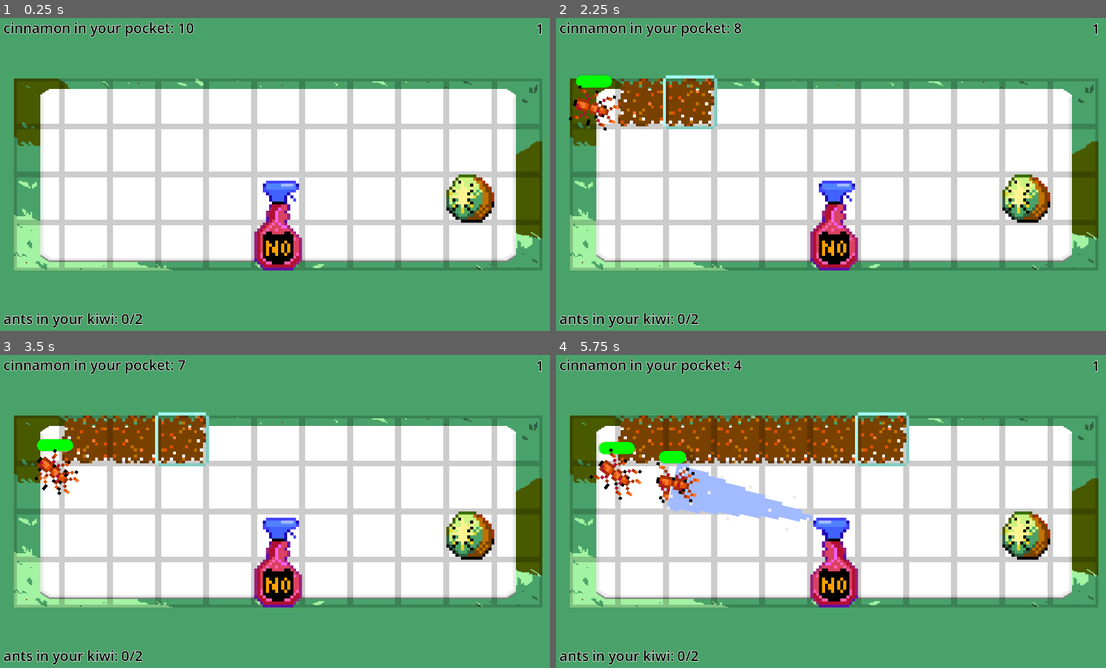
Above: before the commit, frames 1-4 (two rows, left to right).
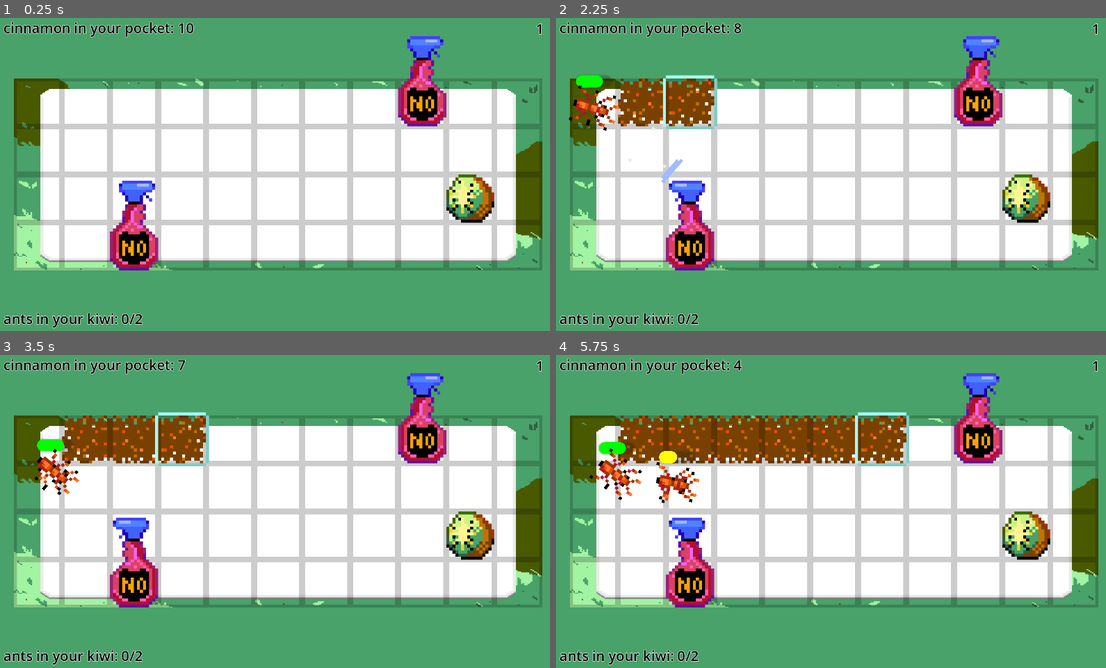
Above: after the commit, the same moments.

Repository: pmaitland/GGJ2026
Game: Godot game, scene res://scenes/main.tscn
Same seed, same stepped clock (60 frames per second), same inputs: the game is played once before the commit and once after it.
Inputs (mouse positions are in pixels of both pictures, inside the frame that each line leads up to):
- Up to frame 1 (0.25 s): no input
- Up to frame 2 (2.25 s): tap Enter at 0.5, 2 s; move the mouse to (594, 102) at 0.52 s; click (594, 102) at 0.67 s; tap Space at 1.25 s; move the mouse to (644, 102) at 1.27 s; click (644, 102) at 1.42 s; move the mouse to (688, 102) at 2.02 s; click (688, 102) at 2.17 s
- Up to frame 3 (3.5 s): move the mouse to (181, 439) at 2.77 s; click (181, 439) at 2.92 s
- Up to frame 4 (5.75 s): move the mouse to (787, 439) at 3.52 s; click (787, 439) at 3.67 s; move the mouse to (836, 439) at 4.27 s; click (836, 439) at 4.42 s; move the mouse to (880, 439) at 5.02 s; click (880, 439) at 5.17 s

The runs differ from the first frame. In frame 1, 5.4% of the frame differs, in the area x 19-82%, y 5-81%; in frame 2, 5.6%; in frame 3, 5.5%; in frame 4, 7.7%, in the area x 11-82%, y 5-81%.

Commit message:
some levels

Diff:
--- a/mask/scripts/level.gd
+++ b/mask/scripts/level.gd
@@ -72,29 +72,77 @@
 	{ # 1
 		"ants": AntHoard.new([
 			AntGroup.new(Level.AntType.None, 1),
-			AntGroup.new(Level.AntType.Basic, 3),
+			AntGroup.new(Level.AntType.Basic, 5),
+		]),
+		"grid": Vector2i(11, 4),
+		"sprays": [
+			Vector2i(2, 3),
+			Vector2i(8, 0),
+		],
+		"cinnamon": 12,
+		"end": Vector2i(9, 2),
+		"kiwi_health": 2,
+	},
+	{ # 2
+		"ants": AntHoard.new([
+			AntGroup.new(Level.AntType.None, 1),
+			AntGroup.new(Level.AntType.Basic, 5),
+		]),
+		"grid": Vector2i(11, 4),
+		"sprays": [
+			Vector2i(5, 2),
+		],
+		"cinnamon": 11,
+		"end": Vector2i(9, 2),
+		"kiwi_health": 2,
+	},
+	{ # 3
+		"ants": AntHoard.new([
+			AntGroup.new(Level.AntType.None, 1),
+			AntGroup.new(Level.AntType.Basic, 5),
+		]),
+		"grid": Vector2i(11, 4),
+		"sprays": [
+			Vector2i(7, 2),
+		],
+		"cinnamon": 6,
+		"end": Vector2i(9, 2),
+		"kiwi_health": 2,
+	},
+	{ # 4
+		"ants": AntHoard.new([
+			AntGroup.new(Level.AntType.None, 1),
+			AntGroup.new(Level.AntType.Basic, 1),
+			AntGroup.new(Level.AntType.None, 2),
+			AntGroup.new(Level.AntType.Fast, 1),
+			AntGroup.new(Level.AntType.None, 1),
+			AntGroup.new(Level.AntType.Basic, 1),
+			AntGroup.new(Level.AntType.None, 2),
+			AntGroup.new(Level.AntType.Fast, 1),
 		]),
 		"grid": Vector2i(11, 4),
 		"sprays": [
 			Vector2i(5, 3),
 		],
-		"cinnamon": 11,
+		"cinnamon": 7,
 		"end": Vector2i(9, 2),
-		"kiwi_health": 2,
+		"kiwi_health": 1,
 	},
-	{ # 2
+	{ # 5
 		"ants": AntHoard.new([
-			AntGroup.new(Level.AntType.None, 5),
+			AntGroup.new(Level.AntType.None, 1),
 			AntGroup.new(Level.AntType.Basic, 5),
-			AntGroup.new(Level.AntType.None, 1),
-			AntGroup.new(Level.AntType.Bulky, 1),
+			AntGroup.new(Level.AntType.None, 2),
+			AntGroup.new(Level.AntType.Fast, 1),
+			AntGroup.new(Level.AntType.Basic, 5),
 		]),
-		"grid": Vector2i(16, 8),
+		"grid": Vector2i(15, 6),
 		"sprays": [
-			Vector2i(4, 6),
-			Vector2i(12, 1),
+			Vector2i(4, 5),
+			Vector2i(10, 0),
 		],
-		"cinnamon": 7,
+		"cinnamon": 12,
+		"end": Vector2i(13, 4),
 		"kiwi_health": 3,
-	}
+	},
 ]
Not shown: 1 places in mask/scenes/ants/ant.tscn that only renumber resources
